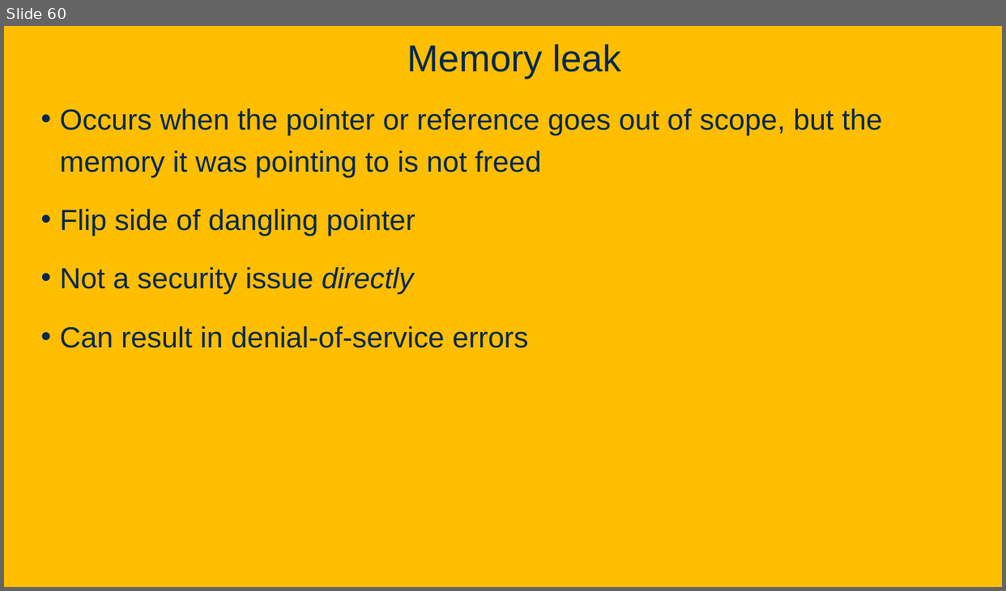
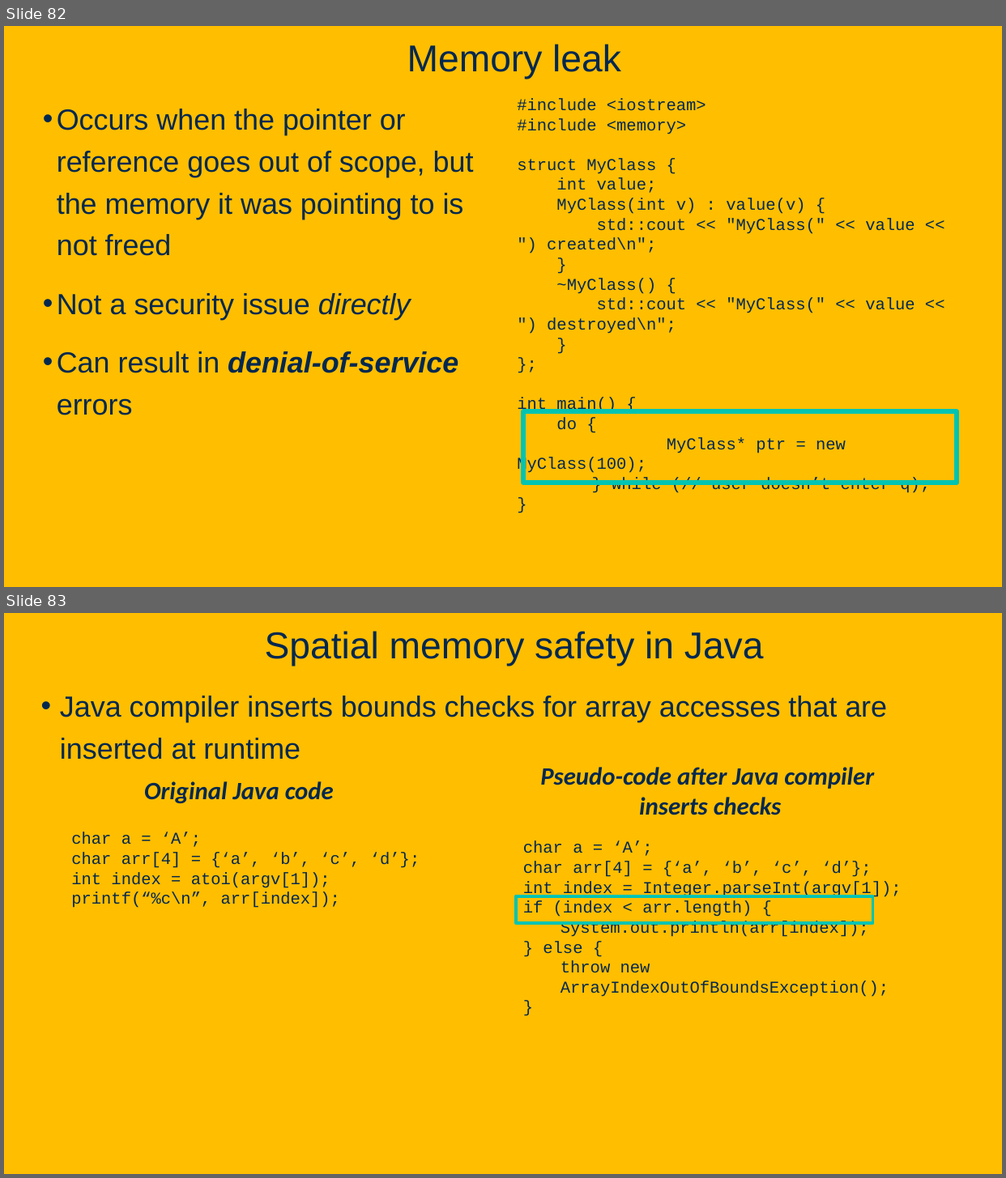
Before and after one commit to davsec-teaching/ECS160-Winter2025, a slide deck: slides/9_software_security.pptx. Shown one above the other, each under a label of ours: slide 60 before the commit, slides 82 and 83 after it. The pictures are 1006x591 and 1006x1178 pixels, drawn with LibreOffice and Linux fonts; fonts in the diff are those of the drawing; background and template pictures are left out. Boxes give left, top, right and bottom in pixels: in the first picture for what was removed or moved away, otherwise in the second. Text is boxed around its words. In the diff, an @@ line names an element or a change of style, - is before the commit and + after.

Commit message:
Updated software security slides

```diff
--- a/slides/9_software_security.pptx
+++ b/slides/9_software_security.pptx
@@ slide 83 added at (x1=4, y1=613, x2=1002, y2=1174), background picture (left out) @@
@@ title added at (x1=265, y1=631, x2=764, y2=666), 36 pt, text #022850 @@
+Spatial memory safety in Java
@@ text added at (x1=60, y1=696, x2=887, y2=760), 28 pt, text #022850 @@
+• Java compiler inserts bounds checks for array accesses that are inserted at runtime
@@ text added at (x1=144, y1=781, x2=334, y2=804), 24 pt, text #022850, bold, italic @@
+Original Java code
@@ text added at (x1=540, y1=767, x2=874, y2=815), 24 pt, text #022850, bold, italic @@
+Pseudo-code after Java compiler
+inserts checks
@@ text added at (x1=71, y1=833, x2=420, y2=908), 16 pt, text #022850 @@
+char a = ‘A’;
+char arr[4] = {‘a’, ‘b’, ‘c’, ‘d’};
+int index = atoi(argv[1]);
+printf(“%c\n”, arr[index]);
@@ text added at (x1=523, y1=841, x2=901, y2=997), 16 pt, text #022850 @@
+char a = ‘A’;
+char arr[4] = {‘a’, ‘b’, ‘c’, ‘d’};
+int index = Integer.parseInt(argv[1]);
+if (index < arr.length) {
+  System.out.println(arr[index]);
+  } else {
+  throw new ArrayIndexOutOfBoundsException();
+  }
@@ rectangle added at (x1=516, y1=897, x2=873, y2=924), outline #00C4B2 2.75 pt @@
@@ what was slide 60 is now slide 82 @@
@@ slide 82 changed as well @@
@@ text "Occurs when the pointer or ..." at (x1=57, y1=109, x2=474, y2=416): bold on, italic on in "denial-of-service"; indent changed @@
@@ text added at (x1=517, y1=98, x2=930, y2=493), 16 pt, text #022850 @@
+#include <iostream>
+#include <memory>
+struct MyClass {
+int value;
+MyClass(int v) : value(v) {
+std::cout << "MyClass(" << value << ") created\n";
+}
+~MyClass() {
+std::cout << "MyClass(" << value << ") destroyed\n";
+}
+};
+int main() {
+do {
+MyClass* ptr = new MyClass(100);
+} while (// user doesn’t enter q);
+}
@@ text at (x1=60, y1=209, x2=415, y2=236): paragraph removed @@
-• Flip side of dangling pointer
@@ rectangle added at (x1=523, y1=412, x2=957, y2=484), outline #00C4B2 4.75 pt @@
```
Also in this commit, not shown: 8 other slides changed, 27 other slides added.
